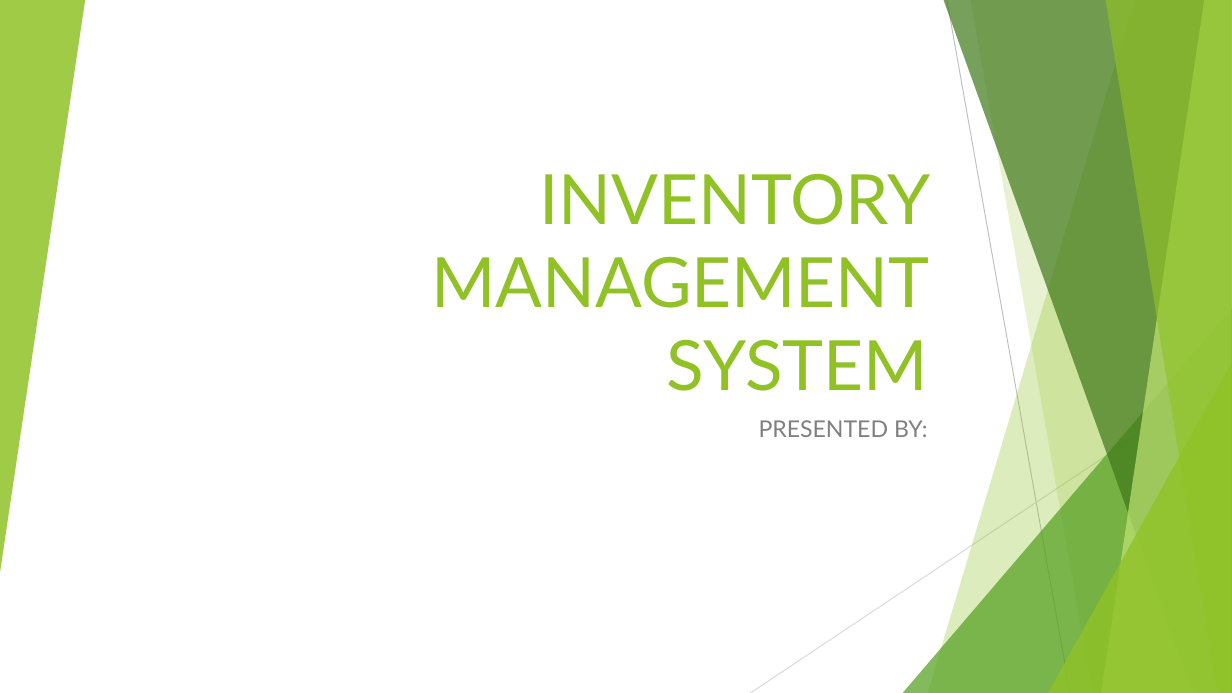
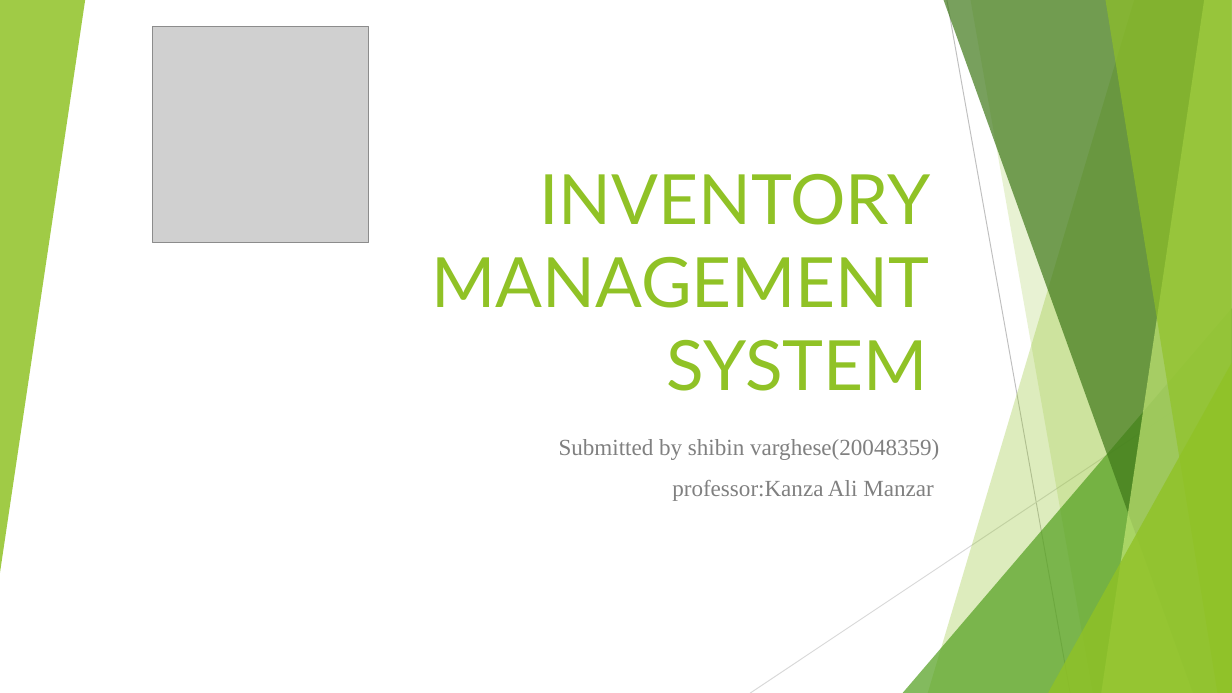
Before and after one commit to akshay5471/ProjectIS, a slide deck: slide 1 of Inventory Management System Presentation.pptx. Drawn at 1232x693 pixels with LibreOffice and Linux fonts; fonts in the diff are those of the drawing; grey boxes stand for pictures. Boxes give left, top, right and bottom in pixels: in the first picture for what was removed or moved away, otherwise in the second. Text is boxed around its words. In the diff, an @@ line names an element or a change of style, - is before the commit and + after.

```diff
--- a/Inventory Management System Presentation.pptx
+++ b/Inventory Management System Presentation.pptx
@@ picture added at (152, 27, 369, 243) @@
@@ subtitle at (559, 439, 939, 501): text changed; font Lato to Times New Roman @@
-PRESENTED BY:
+Submitted by shibin varghese(20048359)
+professor:Kanza Ali Manzar
```
